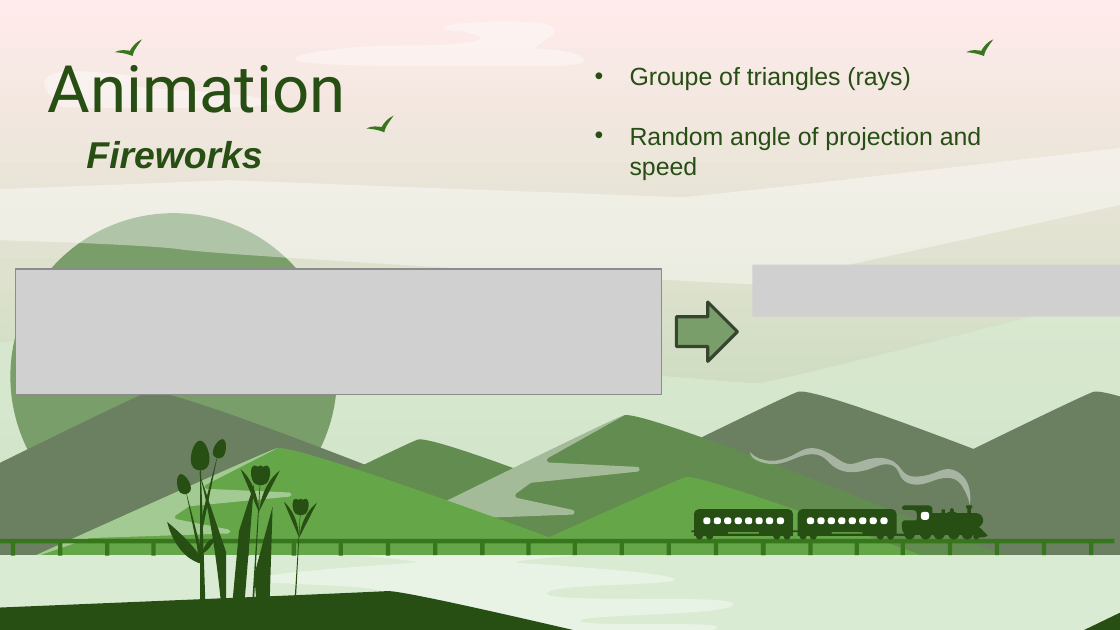
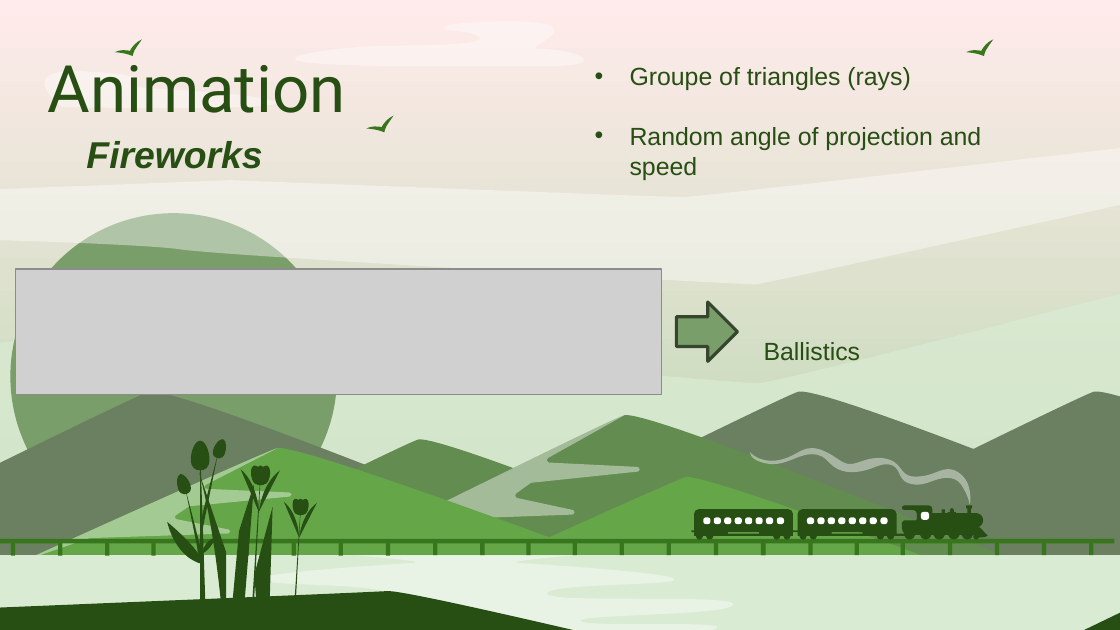
Before and after one commit to Smoother19/MusicAnimation, a slide deck: slide 12 of docs/presentation/PresProto.pptx (slide 11 before the commit). Drawn at 1120x630 pixels with LibreOffice and Linux fonts; fonts in the diff are those of the drawing; grey boxes stand for pictures. Boxes give left, top, right and bottom in pixels: in the first picture for what was removed or moved away, otherwise in the second. Text is boxed around its words. In the diff, an @@ line names an element or a change of style, - is before the commit and + after.

```diff
--- a/docs/presentation/PresProto.pptx
+++ b/docs/presentation/PresProto.pptx
@@ picture removed at box(753, 264, 1120, 316) @@
@@ text added at box(764, 342, 860, 361), 16 pt, text #274E13 @@
+Ballistics
```
Also in this commit, not shown: 6 other slides changed, 1 slide added, 1 other file.
